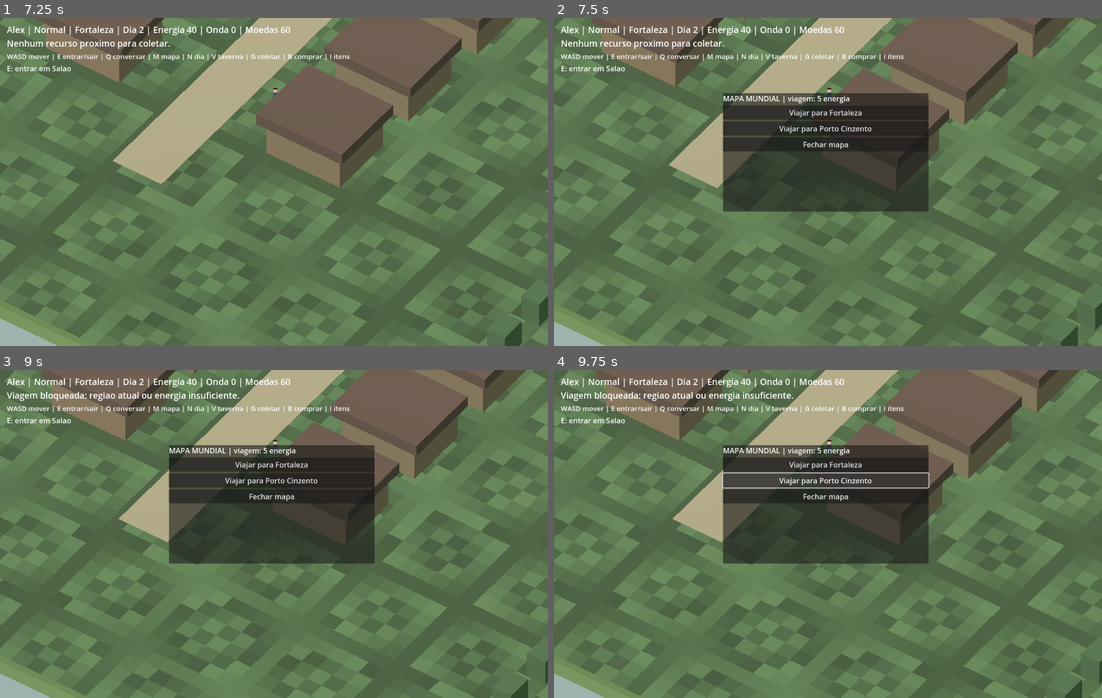
Above: before the commit, frames 1-4 (two rows, left to right).
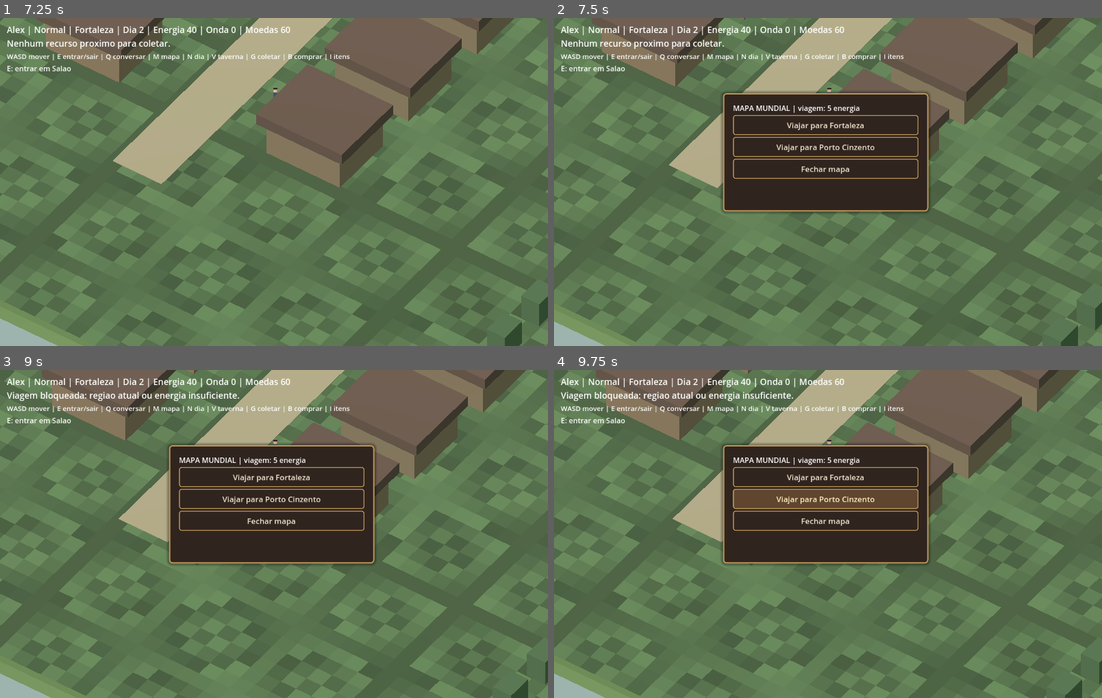
Above: after the commit, the same moments.

Repository: alexandre10227-afk/fortaleza-ultimo-bastiao
Game: Godot game, scene res://scenes/start.tscn
The game is run twice, just before and just after one commit, with the same random seed, the same clock (stepped at 60 frames per second) and the same inputs.
Inputs (mouse positions are in pixels of both pictures, inside the frame that each line leads up to):
- Up to frame 1 (7.25 s): click (274, 155) at 0.52 s; type "Alex" at 0.6 s; click "Normal" at 1.25 s; click "Normal" at 2 s; click "Comecar: audiencia com o rei" at 2.75 s; tap Enter at 3.5, 3.6 s; hold D 3.53-4.25 s; tap Space at 3.77, 5, 5.27, 6.77 s; click "Aceito defender a fortaleza." at 4.25 s; hold S 5.03-5.78 s; tap N at 5.1 s; hold D 5.78-6.53 s; tap Q at 5.85 s; hold W from 6.53 s (still down); tap G at 6.6 s
- Up to frame 2 (7.5 s): release W at 7.28 s; hold A from 7.28 s (still down); tap T at 7.35 s
- Up to frame 3 (9 s): tap Space at 7.52 s; release A at 8 s; click "Viajar para Fortaleza" at 8 s; tap Enter at 8.75 s; hold A from 8.78 s (still down); tap M at 8.85 s
- Up to frame 4 (9.75 s): tap Space at 9.02 s; release A at 9.5 s; click "Viajar para Porto Cinzento" at 9.5 s

Frame 1 is identical in both runs. In frame 2, 6.7% of the frame differs, in the area x 30-69%, y 22-60%; in frame 3, 6.8%; in frame 4, 8.7%.
Error before the commit: Cannot call method 'get_children' on a null value. (res://scripts/world.gd:414)
Error after the commit: Cannot call method 'get_children' on a null value. (res://scripts/world.gd:419)

Commit message:
feat(ui): aplicar tema oriental original em menus dialogos e mapa

Diff:
--- a/novo_projeto/scripts/world.gd
+++ b/novo_projeto/scripts/world.gd
@@ -1,4 +1,5 @@
 extends Node3D
+const UI = preload("res://scripts/ui_theme.gd")
 
 var player: Node3D
 var hud: Label
@@ -166,6 +167,7 @@
     town_panel.visible = false
     town_panel.mouse_filter = Control.MOUSE_FILTER_IGNORE
     frame.add_child(town_panel)
+    town_panel.add_theme_color_override("default_color", UI.LIGHT_TEXT)
 
 func _process(delta: float) -> void:
     if map_open or (dialogue_ui != null and dialogue_ui.visible):
@@ -370,6 +372,7 @@
 
 func _generate_map_dialog() -> void:
     map_dialog = PanelContainer.new()
+    UI.apply_panel(map_dialog)
     map_dialog.position = Vector2(370, 165)
     map_dialog.custom_minimum_size = Vector2(450, 260)
     var layout := VBoxContainer.new()
@@ -380,10 +383,12 @@
     for destination in ["Fortaleza", "Porto Cinzento"]:
         var button := Button.new()
         button.text = "Viajar para " + destination
+        UI.apply_button(button)
         button.pressed.connect(_travel_to.bind(destination))
         layout.add_child(button)
     var close := Button.new()
     close.text = "Fechar mapa"
+    UI.apply_button(close)
     close.pressed.connect(_toggle_map)
     layout.add_child(close)
     get_node("CanvasLayer/Control").add_child(map_dialog)
